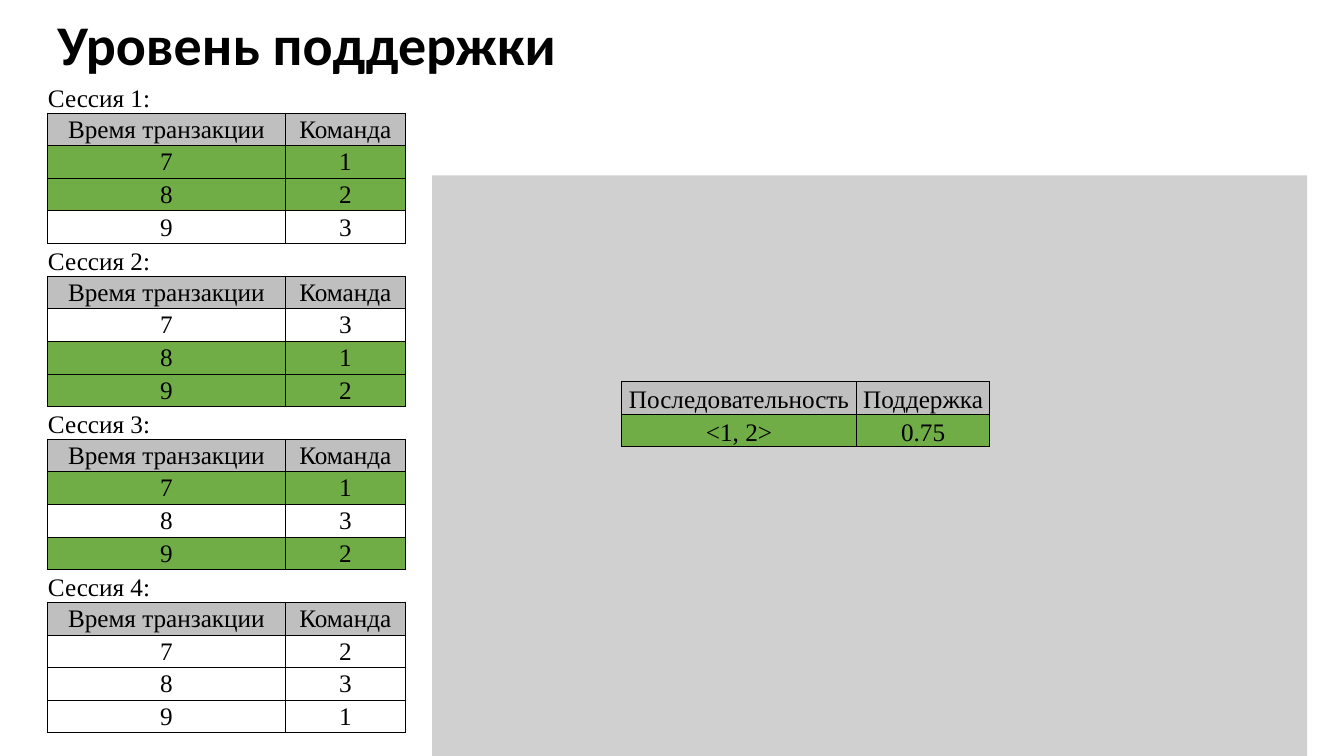
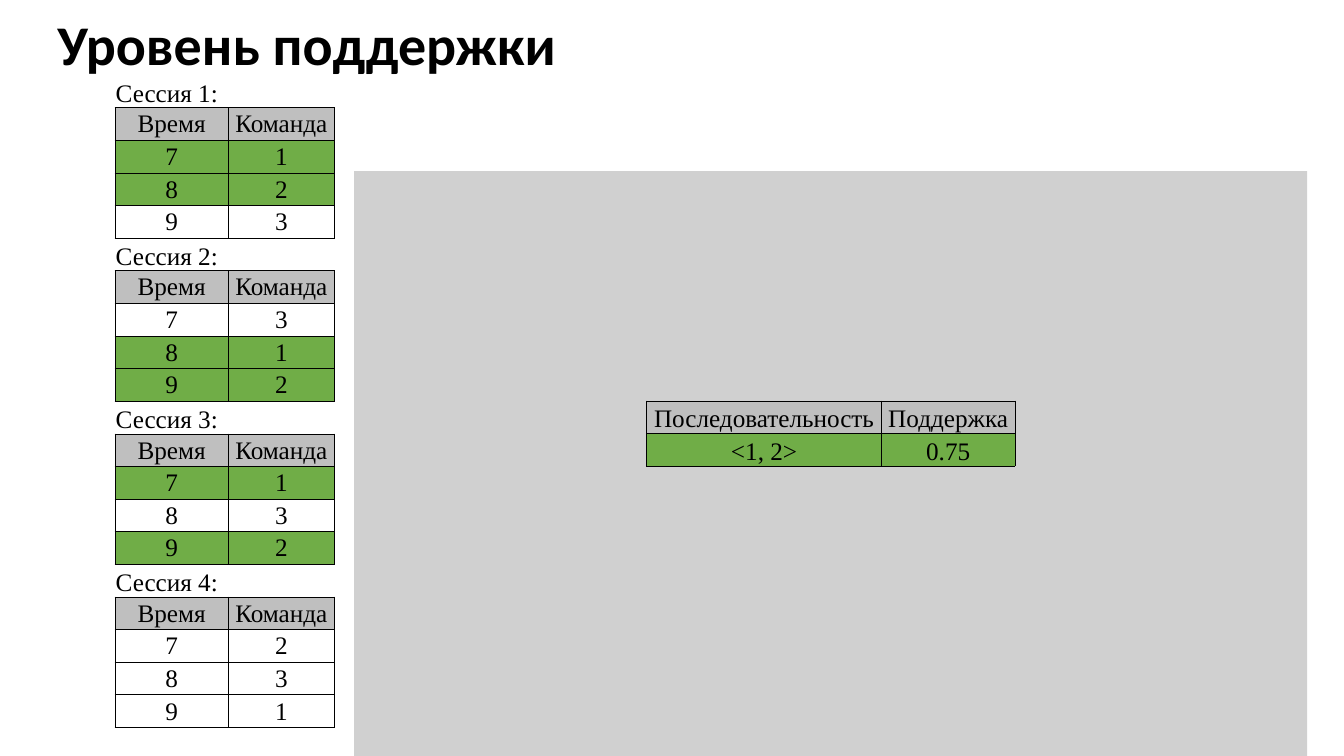
Before and after one commit to Inlucker/8semestr, a slide deck: slide 6 of ВКР/Презентация/ПронинАС_ВКР_презентация.pptx. Drawn at 1344x756 pixels with LibreOffice and Linux fonts; fonts in the diff are those of the drawing; grey boxes stand for pictures. Boxes give left, top, right and bottom in pixels: in the first picture for what was removed or moved away, otherwise in the second. Text is boxed around its words. In the diff, an @@ line names an element or a change of style, - is before the commit and + after.

```diff
--- a/ВКР/Презентация/ПронинАС_ВКР_презентация.pptx
+++ b/ВКР/Презентация/ПронинАС_ВКР_презентация.pptx
@@ table at bbox=[115, 75, 335, 728] @@
-row 2, column 1: Время транзакции
+row 2, column 1: Время
-row 7, column 1: Время транзакции
+row 7, column 1: Время
-row 12, column 1: Время транзакции
+row 12, column 1: Время
-row 17, column 1: Время транзакции
+row 17, column 1: Время
@@ table: place and size @@
-table at bbox=[47, 81, 405, 734]
+table at bbox=[115, 75, 335, 728]
@@ picture: place and size @@
-picture at bbox=[433, 175, 1308, 756]
+picture at bbox=[354, 171, 1307, 756]
@@ table: place and size @@
-table at bbox=[622, 382, 990, 451]
+table at bbox=[646, 401, 1014, 468]
```
Also in this commit, not shown: 1 other slide changed, 2 other files.
